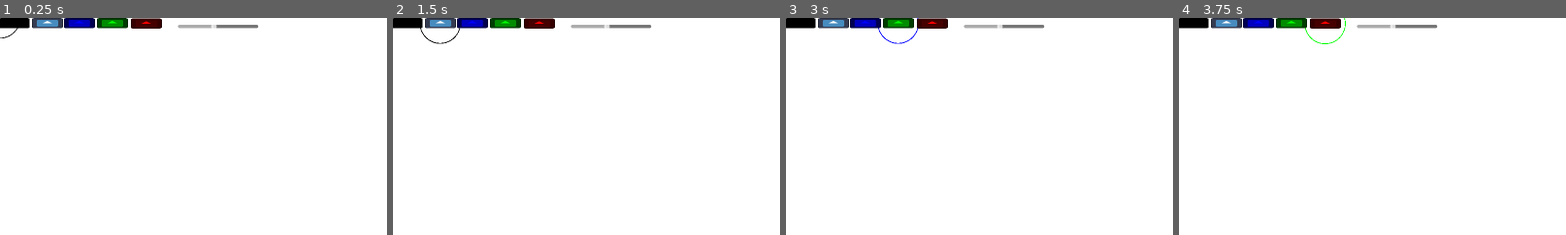
Above: before the commit, frames 1-4 (left to right).
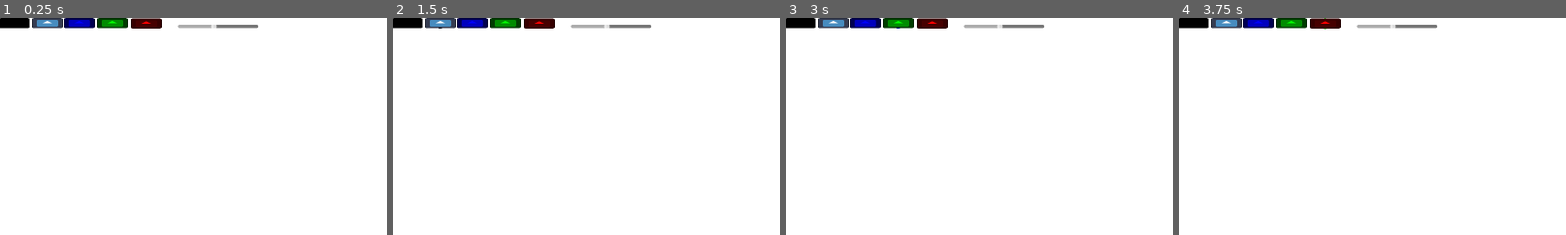
Above: after the commit, the same moments.

Repository: boardshapes/whiteboard
Game: Godot game, scene res://node_2d.tscn
Two runs of this game, one before a commit and one after it. Both use one fixed random seed, a clock stepped at 60 frames per second and the inputs below. The engine's default icon, where the game draws it, is replaced by a stand-in: a white triangle on a blue panel in a dark square.
Inputs (mouse positions are % of the whole screen's width and height, from its top left):
- Up to frame 1 (0.25 s): no input
- Up to frame 2 (1.5 s): click (2, 1) at 0.5 s; click (6, 1) at 1.25 s
- Up to frame 3 (3 s): click (10, 1) at 2 s; click (14, 1) at 2.75 s
- Up to frame 4 (3.75 s): click (19, 1) at 3.5 s
The pictures show only the part of the screen within x 0-50%, y 0-50%; the shares and areas given below are measured in that part.

The runs differ from the first frame. In frame 1, less than 0.1% of the frame differs, in the area x 0-5%, y 4-10%; in frame 2, 0.1%; in frame 3, 0.1%; in frame 4, 0.1%, in the area x 32-44%, y 0-13%.

Commit message:
mouse overlay is much better now

Diff:
--- a/whiteboard/node_2d.gd
+++ b/whiteboard/node_2d.gd
@@ -61,7 +61,7 @@
 		elif event is InputEventMouseMotion and Input.is_mouse_button_pressed(MOUSE_BUTTON_LEFT):
 			if erasing:
 				strokes = strokes.filter(func(s):
-					return s.pos.distance_to(event.position) > brush_size
+					return s.pos.distance_to(event.position) > brush_size/4
 				)
 				queue_redraw()
 				return
@@ -84,4 +84,6 @@
 		draw_texture_rect(texture, rect, false, stroke.color)
 
 	if drawable:
-		draw_circle(mouse_pos, brush_size, color, false, 2.0)
+		draw_circle(mouse_pos, brush_size/4, color, false, 2.0)
+	if erasing:
+		draw_circle(mouse_pos, brush_size/4, color, false, 2.0)
